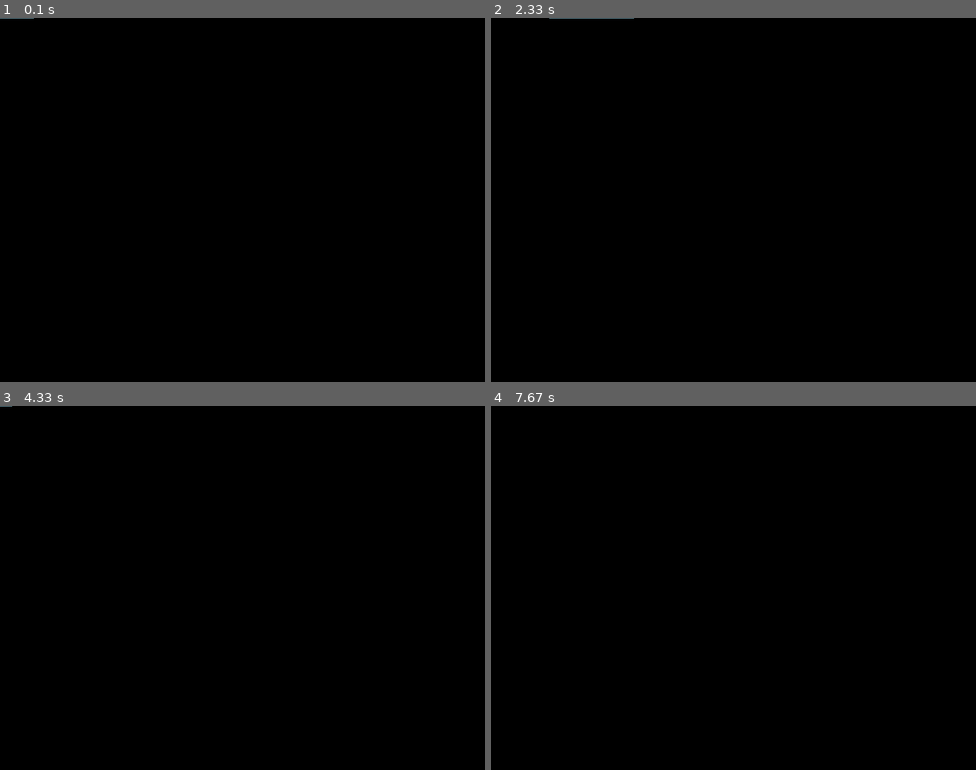
Above: before the commit, frames 1-4 (two rows, left to right).
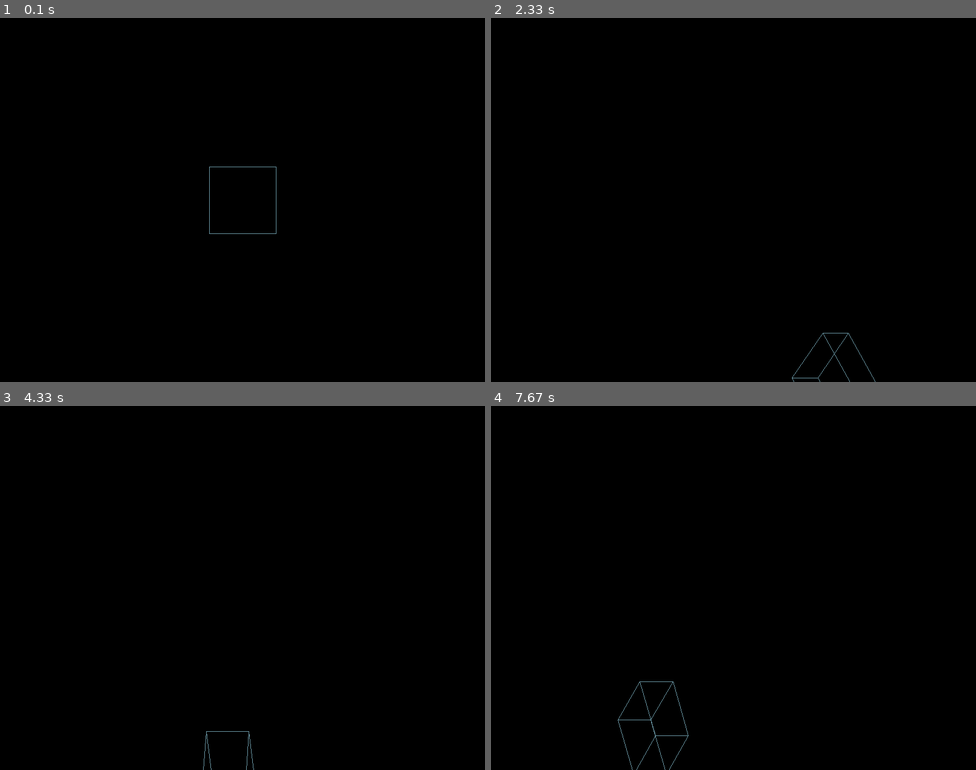
Above: after the commit, the same moments.

Repository: lyze/pygame-3d-wireframes
Game: pygame game, started from main.py
Same seed, same stepped clock (60 frames per second), same inputs: the game is played once before the commit and once after it. The source is Python 2; it was converted automatically to run under Python 3.
Inputs (mouse positions are in pixels of both pictures, inside the frame that each line leads up to):
- Up to frame 1 (0.1 s): no input
- Up to frame 2 (2.33 s): tap Enter at 0.33 s; click (888, 189) at 2.22 s
- Up to frame 3 (4.33 s): click (126, 591) at 4.12 s
- Up to frame 4 (7.67 s): click (782, 668) at 5.92 s; click (583, 533) at 7.58 s

The runs differ from the first frame. In frame 1, 0.1% of the frame differs, in the area x 0-57%, y 0-60%; in frame 2, 0.1%; in frame 3, less than 0.1%; in frame 4, 0.2%, in the area x 26-41%, y 75-100%.

Commit message:
Implement orthographic projection

Diff:
--- a/three_d/cameras/orthographic.py
+++ b/three_d/cameras/orthographic.py
@@ -9,18 +9,6 @@
 
 class OrthographicViewport(Viewport):
     """A view displaying an orthographic projection of the scene.
-
-    Parameters
-    ----------
-    center_offset : tuple of float, optional
-        The offset (xy-plane translation) to apply to the center of the view.
-        Default is no offset.
-
-    Attributes
-    ----------
-    center_offset
-    near
-    far
     """
     def __init__(self, surface, **kwargs):
         super(OrthographicViewport, self).__init__(surface, **kwargs)
@@ -38,15 +26,15 @@
         t = h / 2 - dy
         b = -h / 2 - dy
         self._projection_matrix = np.matrix([
-            [2.0 / w, 0,     0,      -(r + l) / w],
-            [0,       2 / h, 0,      -(t + b) / h],
-            [0,       0,     -2 / p, (f + n) / p if f != float('inf') else 1],
-            [0,       0,     0,      1]])
+            [2.0 / w, 0,     0,          -(r + l) / w],
+            [0,       2 / h, 0,          -(t + b) / h],
+            [0,       0,     1 / (f - n), n / (n - f)],
+            [0,       0,     0,           1]])
 
     def to_view_coords(self, projected_points):
         view = np.empty((projected_points.shape[0], 2))
         view[:, 0] = self.width * projected_points[:, 0].getA1()
-        view[:, 0] += self.center_offset[0]
+        view[:, 0] += self.center_offset[0] + self.width / 2
         view[:, 1] = self.height * projected_points[:, 1].getA1()
-        view[:, 1] = self.center_offset[1]
+        view[:, 1] += self.center_offset[1] + self.height / 2
         return view
--- a/three_d/cameras/viewport.py
+++ b/three_d/cameras/viewport.py
@@ -30,8 +30,9 @@
     background_color : int, optional
     eye : numpy array, optional
         Defaults to (0, 0, 0).
-    center_offset : tuple of float
-        Defaults to (0, 0)
+    center_offset : tuple of float, optional
+        The offset (xy-plane translation) to apply to the center of the view.
+        Default is no offset, which is (0, 0).
     look_dir : numpy array, optional
         Defaults to (0, 0, 1).
     up : numpy array, optional
@@ -46,7 +47,7 @@
     height
     background_color : int
     eye : 3-D numpy array
-    center_offset : tuple of float
+    center_offset
     near
     far
     look_dir
@@ -95,6 +96,7 @@
 
         world_to_camera = self.get_world_to_camera_matrix()
         transform = self.projection_matrix * world_to_camera
+
         for obj in self.objects:
             world_starts, world_ends = \
                 Viewport.get_world_endpoints(obj.position, obj.edges)
@@ -123,6 +125,7 @@
             view_starts = self.to_view_coords(proj_starts)
             view_ends = self.to_view_coords(proj_ends)
 
+            print "to draw:"
             for start, end, color in zip(view_starts, view_ends, colors):
                 print start, end
                 pygame.draw.line(self.surface, color, start, end, 1)
